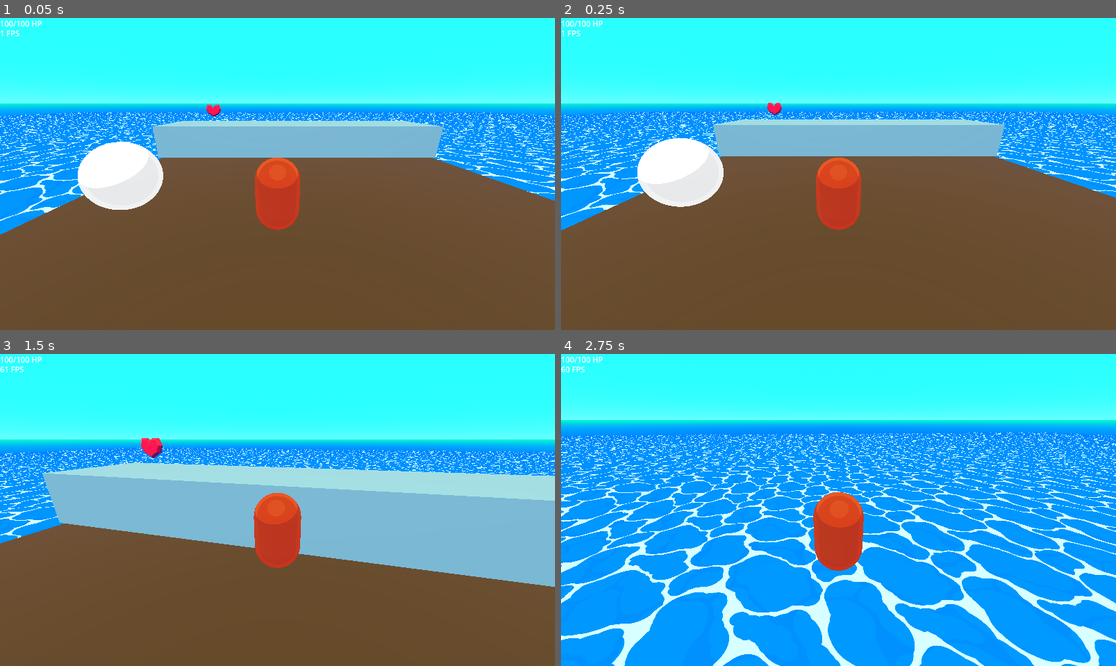
Above: before the commit, frames 1-4 (two rows, left to right).
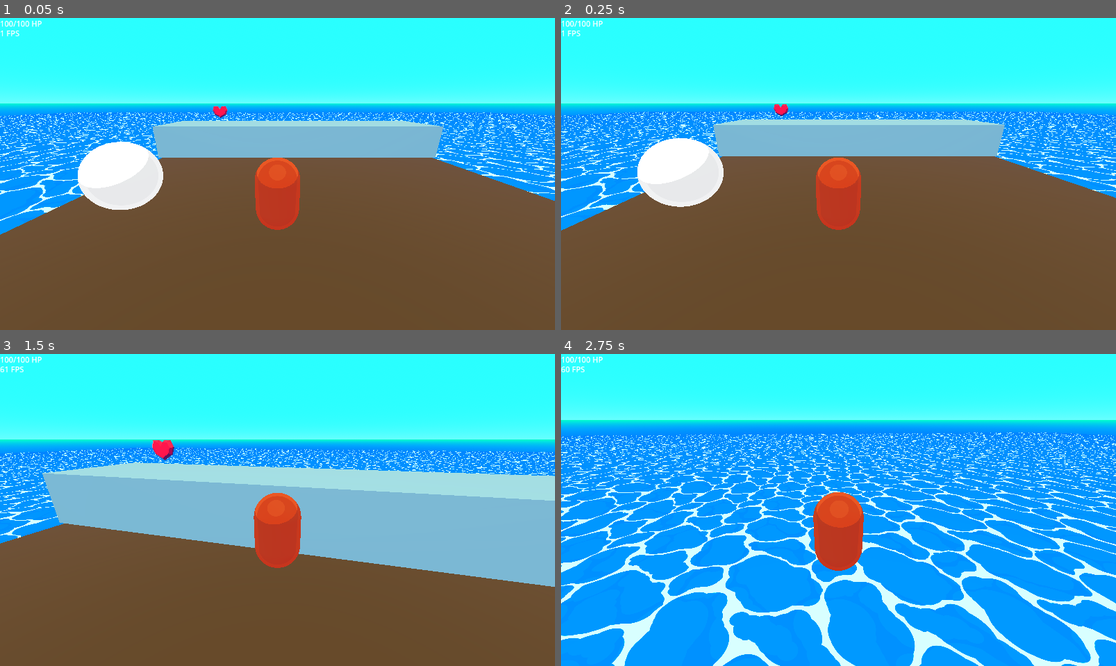
Above: after the commit, the same moments.

Repository: alizardguy/BoatGame
Game: Godot game, scene res://Scenes/Levels/debug_level.tscn
Two runs of this game, one before a commit and one after it. Both use one fixed random seed, a clock stepped at 60 frames per second and the inputs below.
Inputs (mouse positions are in pixels of both pictures, inside the frame that each line leads up to):
- Up to frame 1 (0.05 s): no input
- Up to frame 2 (0.25 s): no input
- Up to frame 3 (1.5 s): tap Enter (ui_accept) at 0.5, 0.77 s; move the mouse to (305, 510) at 0.52 s; hold W (move_up) from 0.53 s (still down); tap Shift (move_crouch) at 0.6 s; move the mouse to (249, 510) at 1.27 s; tap R (move_run) at 1.35 s
- Up to frame 4 (2.75 s): keep holding W (move_up); tap Enter (ui_accept) at 1.52 s; move the mouse to (849, 503) at 2.02 s; tap Shift (move_crouch) at 2.1 s

The runs differ from the first frame. In frame 1, 0.1% of the frame differs, in the area x 37-42%, y 27-33%; in frame 2, 0.1%; in frame 3, 0.3%, in the area x 25-32%, y 26-35%; in frame 4, nothing differs.

Commit message:
changed heart visual

Diff:
--- /dev/null
+++ b/src/Assets/Materials/Items/debug_heart.tres
@@ -0,0 +1,16 @@
+[gd_resource type="ShaderMaterial" load_steps=2 format=3 uid="uid://fu4kykl250jj"]
+
+[ext_resource type="Shader" path="res://Assets/Shaders/basicToon.gdshader" id="1_re1s0"]
+
+[resource]
+render_priority = 0
+shader = ExtResource("1_re1s0")
+shader_parameter/color = Color(0.729412, 0.0313726, 0.364706, 1)
+shader_parameter/shadow = 0.167
+shader_parameter/shadow_width = 0.215
+shader_parameter/shadow_color = Color(0.705, 0.705, 0.705, 0.705)
+shader_parameter/_specular_smoothness = 0.243
+shader_parameter/_specular_strength = 0.075
+shader_parameter/_glossiness = 0.377
+shader_parameter/_rim_size = 0.019
+shader_parameter/_rim_smoothness = 0.386
--- /dev/null
+++ b/src/Assets/Mesh/Items/Collectibles/debug_heart_mesh.tscn
@@ -0,0 +1,9 @@
+[gd_scene load_steps=3 format=3 uid="uid://fv7yq5n0p6lu"]
+
+[ext_resource type="PackedScene" uid="uid://d388fk4thrx47" path="res://Assets/Mesh/Items/Collectibles/DebugHeart.glb" id="1_j4wvb"]
+[ext_resource type="Material" uid="uid://fu4kykl250jj" path="res://Assets/Materials/Items/debug_heart.tres" id="2_x7pqc"]
+
+[node name="DebugHeart" instance=ExtResource("1_j4wvb")]
+
+[node name="Circle001" parent="." index="0"]
+surface_material_override/0 = ExtResource("2_x7pqc")
--- a/src/Scenes/Levels/debug_level.tscn
+++ b/src/Scenes/Levels/debug_level.tscn
@@ -4,7 +4,7 @@
 [ext_resource type="Shader" path="res://Assets/Shaders/basicToon.gdshader" id="2_2tb5w"]
 [ext_resource type="PackedScene" uid="uid://dl85ec2cwq75b" path="res://Scenes/Prefabs/Player.tscn" id="3_13rih"]
 [ext_resource type="PackedScene" uid="uid://b3skrw3yc1oum" path="res://Scenes/Interface/user_interface.tscn" id="4_7foum"]
-[ext_resource type="PackedScene" uid="uid://d388fk4thrx47" path="res://Assets/Mesh/Items/Collectibles/DebugHeart.glb" id="5_g648u"]
+[ext_resource type="PackedScene" uid="uid://0io05nhmegot" path="res://Scenes/Prefabs/Collectibles/small_heart_item.tscn" id="5_ipaxp"]
 
 [sub_resource type="ShaderMaterial" id="ShaderMaterial_7ybka"]
 render_priority = 0
@@ -138,5 +138,5 @@
 
 [node name="user_interface" parent="." instance=ExtResource("4_7foum")]
 
-[node name="DebugHeart" parent="." instance=ExtResource("5_g648u")]
-transform = Transform3D(1, 0, 0, 0, 1, 0, 0, 0, 1, -2.84469, 1.67267, -4.54701)
+[node name="small_heart_item" parent="." instance=ExtResource("5_ipaxp")]
+transform = Transform3D(1, 0, 0, 0, 1, 0, 0, 0, 1, -2.64301, 1.63412, -4.62417)
--- a/src/Scenes/Prefabs/Collectibles/small_collectible_heart.tscn
+++ /dev/null
@@ -1,9 +0,0 @@
-[gd_scene load_steps=3 format=3 uid="uid://5euuirsrq1l3"]
-
-[ext_resource type="Script" path="res://Scripts/Items/collectible_item_base.gd" id="1_eurlb"]
-[ext_resource type="PackedScene" uid="uid://d388fk4thrx47" path="res://Assets/Mesh/Items/Collectibles/DebugHeart.glb" id="2_dr574"]
-
-[node name="small_collectible_heart" type="Node"]
-script = ExtResource("1_eurlb")
-
-[node name="DebugHeart" parent="." instance=ExtResource("2_dr574")]
--- a/src/Scenes/Prefabs/Collectibles/small_heart_item.tscn
+++ b/src/Scenes/Prefabs/Collectibles/small_heart_item.tscn
@@ -1,7 +1,7 @@
 [gd_scene load_steps=4 format=3 uid="uid://0io05nhmegot"]
 
 [ext_resource type="Script" path="res://Scripts/Items/collectible_item_base.gd" id="1_m5w6p"]
-[ext_resource type="PackedScene" uid="uid://d388fk4thrx47" path="res://Assets/Mesh/Items/Collectibles/DebugHeart.glb" id="2_ifn3f"]
+[ext_resource type="PackedScene" uid="uid://fv7yq5n0p6lu" path="res://Assets/Mesh/Items/Collectibles/debug_heart_mesh.tscn" id="2_lvjoe"]
 
 [sub_resource type="SphereShape3D" id="SphereShape3D_von5s"]
 radius = 0.25
@@ -9,7 +9,7 @@
 [node name="small_heart_item" type="Node3D"]
 script = ExtResource("1_m5w6p")
 
-[node name="DebugHeart" parent="." instance=ExtResource("2_ifn3f")]
+[node name="DebugHeart" parent="." instance=ExtResource("2_lvjoe")]
 
 [node name="collider" type="StaticBody3D" parent="."]
 
